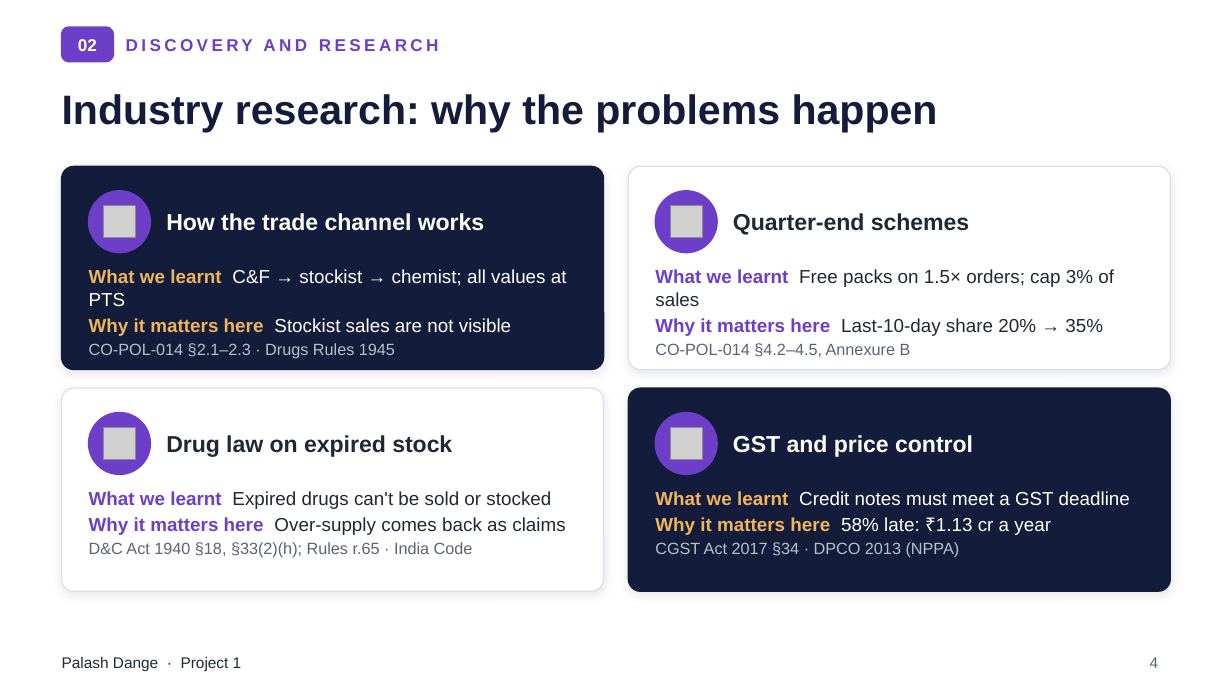
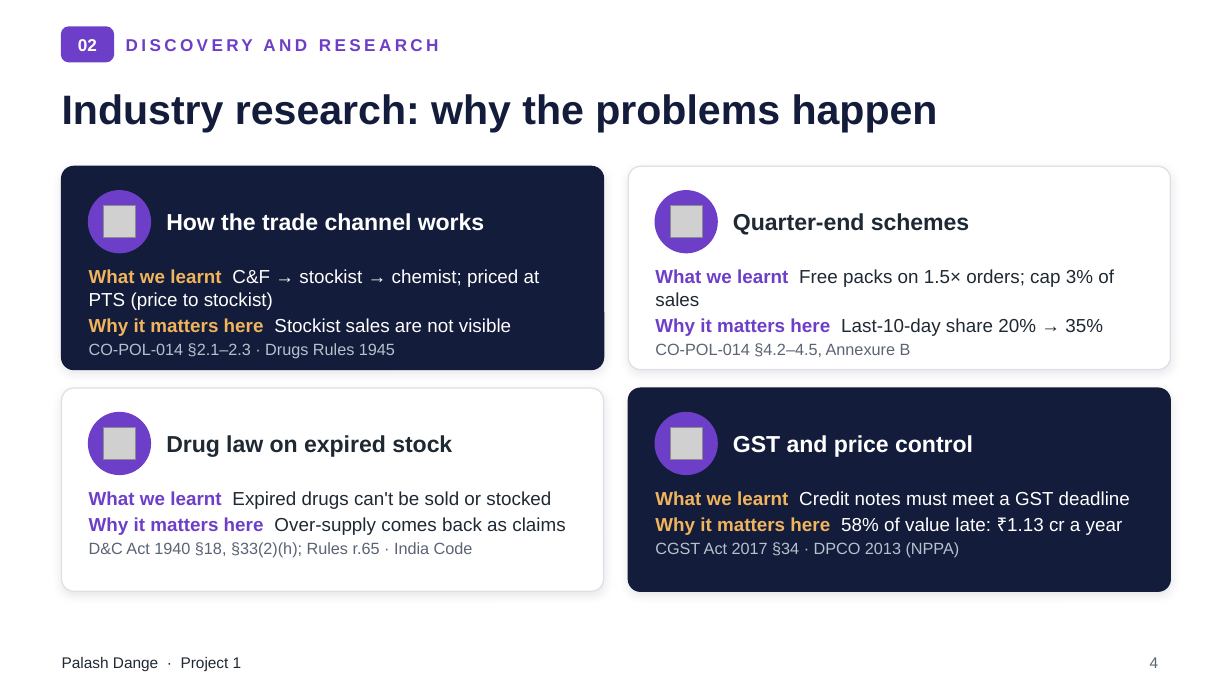
Before and after one commit to palashdange/Project_Pfizer, a slide deck: slide 4 of pfizer-channel-engagement_learner-pack/discovery/Project_Sankalp_deck.pptx. Drawn at 1232x693 pixels with LibreOffice and Linux fonts; fonts in the diff are those of the drawing; grey boxes stand for pictures. Boxes give left, top, right and bottom in pixels: in the first picture for what was removed or moved away, otherwise in the second. Text is boxed around its words. In the diff, an @@ line names an element or a change of style, - is before the commit and + after.

```diff
--- a/pfizer-channel-engagement_learner-pack/discovery/Project_Sankalp_deck.pptx
+++ b/pfizer-channel-engagement_learner-pack/discovery/Project_Sankalp_deck.pptx
@@ text at [89, 269, 540, 310]: text changed @@
-What we learnt C&F → stockist → chemist; all values at PTS
+What we learnt C&F → stockist → chemist; priced at PTS (price to stockist)
@@ text at [655, 517, 1123, 535]: text changed @@
-Why it matters here 58% late: ₹1.13 cr a year
+Why it matters here 58% of value late: ₹1.13 cr a year
```
Also in this commit, not shown: 7 other slides changed, 2 other files.
